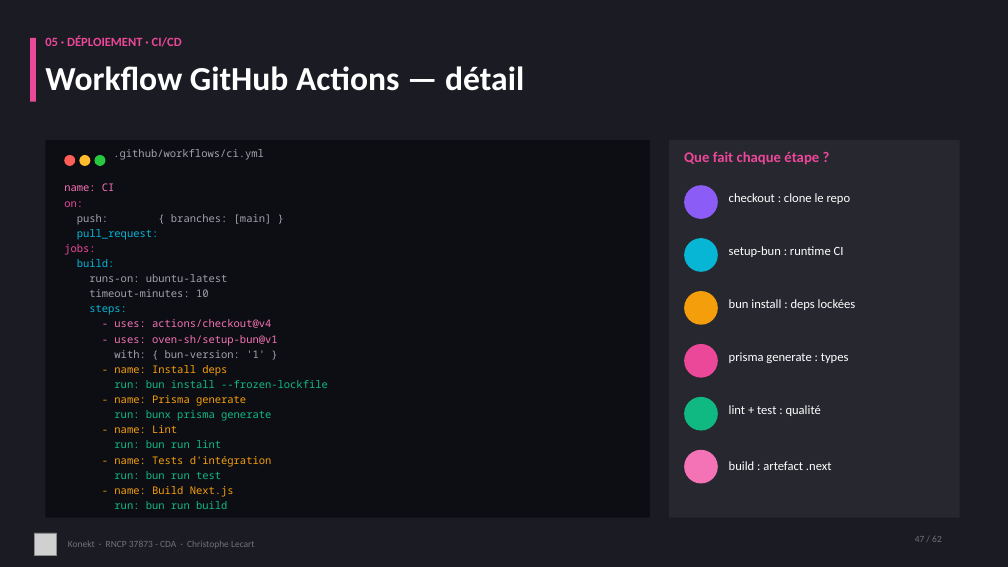
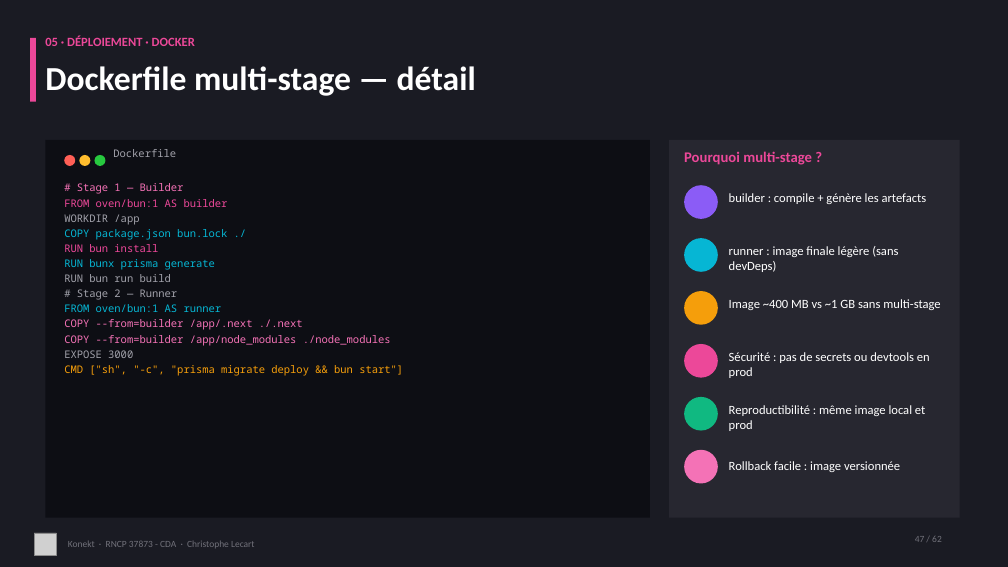
Before and after one commit to CLecart/social-network, a slide deck: slide 47 of dossier-certification/00-presentation/Konekt_RNCP_37873_Support_Visuel.pptx. Drawn at 1008x567 pixels with LibreOffice and Linux fonts; fonts in the diff are those of the drawing; grey boxes stand for pictures. Boxes give left, top, right and bottom in pixels: in the first picture for what was removed or moved away, otherwise in the second. Text is boxed around its words. In the diff, an @@ line names an element or a change of style, - is before the commit and + after.

```diff
--- a/dossier-certification/00-presentation/Konekt_RNCP_37873_Support_Visuel.pptx
+++ b/dossier-certification/00-presentation/Konekt_RNCP_37873_Support_Visuel.pptx
@@ text at <box>45,36,195,46</box>: text changed @@
-05 · DÉPLOIEMENT · CI/CD
+05 · DÉPLOIEMENT · DOCKER
@@ text at <box>45,66,476,96</box>: text changed @@
-Workflow GitHub Actions — détail
+Dockerfile multi-stage — détail
@@ text at <box>113,149,176,157</box>: text changed @@
-.github/workflows/ci.yml
+Dockerfile
@@ text at <box>684,151,812,165</box>: text changed @@
-Que fait chaque étape ?
+Pourquoi multi-stage ?
@@ text at <box>64,199,228,207</box>: text changed @@
-on:
+FROM oven/bun:1 AS builder
@@ text at <box>77,183,184,194</box>: text changed @@
-name: CI
+# Stage 1 — Builder
@@ text at <box>729,193,927,204</box>: text changed @@
-checkout : clone le repo
+builder : compile + génère les artefacts
@@ text at <box>64,214,139,225</box>: text changed @@
-push: { branches: [main] }
+WORKDIR /app
@@ text at <box>64,229,227,240</box>: text changed @@
-pull_request:
+COPY package.json bun.lock ./
@@ text at <box>64,244,158,252</box>: text changed @@
-jobs:
+RUN bun install
@@ text at <box>64,259,215,270</box>: text changed @@
-build:
+RUN bunx prisma generate
@@ text at <box>729,246,898,272</box>: text changed @@
-setup-bun : runtime CI
+runner : image finale légère (sans devDeps)
@@ text at <box>64,274,171,282</box>: text changed @@
-runs-on: ubuntu-latest
+RUN bun run build
@@ text at <box>77,289,178,300</box>: text changed @@
-timeout-minutes: 10
+# Stage 2 — Runner
@@ text at <box>729,299,940,310</box>: text changed @@
-bun install : deps lockées
+Image ~400 MB vs ~1 GB sans multi-stage
@@ text at <box>64,304,222,312</box>: text changed @@
-steps:
+FROM oven/bun:1 AS runner
@@ text at <box>64,319,303,330</box>: text changed @@
-- uses: actions/checkout@v4
+COPY --from=builder /app/.next ./.next
@@ text at <box>64,335,391,346</box>: text changed @@
-- uses: oven-sh/setup-bun@v1
+COPY --from=builder /app/node_modules ./node_modules
@@ text at <box>64,350,133,358</box>: text changed @@
-with: { bun-version: '1' }
+EXPOSE 3000
@@ text at <box>729,352,930,378</box>: text changed @@
-prisma generate : types
+Sécurité : pas de secrets ou devtools en prod
@@ text at <box>64,365,403,376</box>: text changed @@
-- name: Install deps
+CMD ["sh", "-c", "prisma migrate deploy && bun start"]
@@ text removed at <box>114,380,328,388</box> @@
-run: bun install --frozen-lockfile
@@ text removed at <box>114,395,246,406</box> @@
-- name: Prisma generate
@@ text removed at <box>114,410,271,421</box> @@
-run: bunx prisma generate
@@ text at <box>729,405,925,431</box>: text changed @@
-lint + test : qualité
+Reproductibilité : même image local et prod
@@ text removed at <box>114,425,177,433</box> @@
-- name: Lint
@@ text removed at <box>114,440,221,448</box> @@
-run: bun run lint
@@ text removed at <box>114,456,272,467</box> @@
-- name: Tests d'intégration
@@ text removed at <box>114,471,221,479</box> @@
-run: bun run test
@@ text at <box>729,461,900,472</box>: text changed @@
-build : artefact .next
+Rollback facile : image versionnée
@@ text removed at <box>114,486,234,497</box> @@
-- name: Build Next.js
@@ text removed at <box>114,501,227,509</box> @@
-run: bun run build
```
Also in this commit, not shown: 9 other slides changed, 1 slide added, 1 slide removed.
